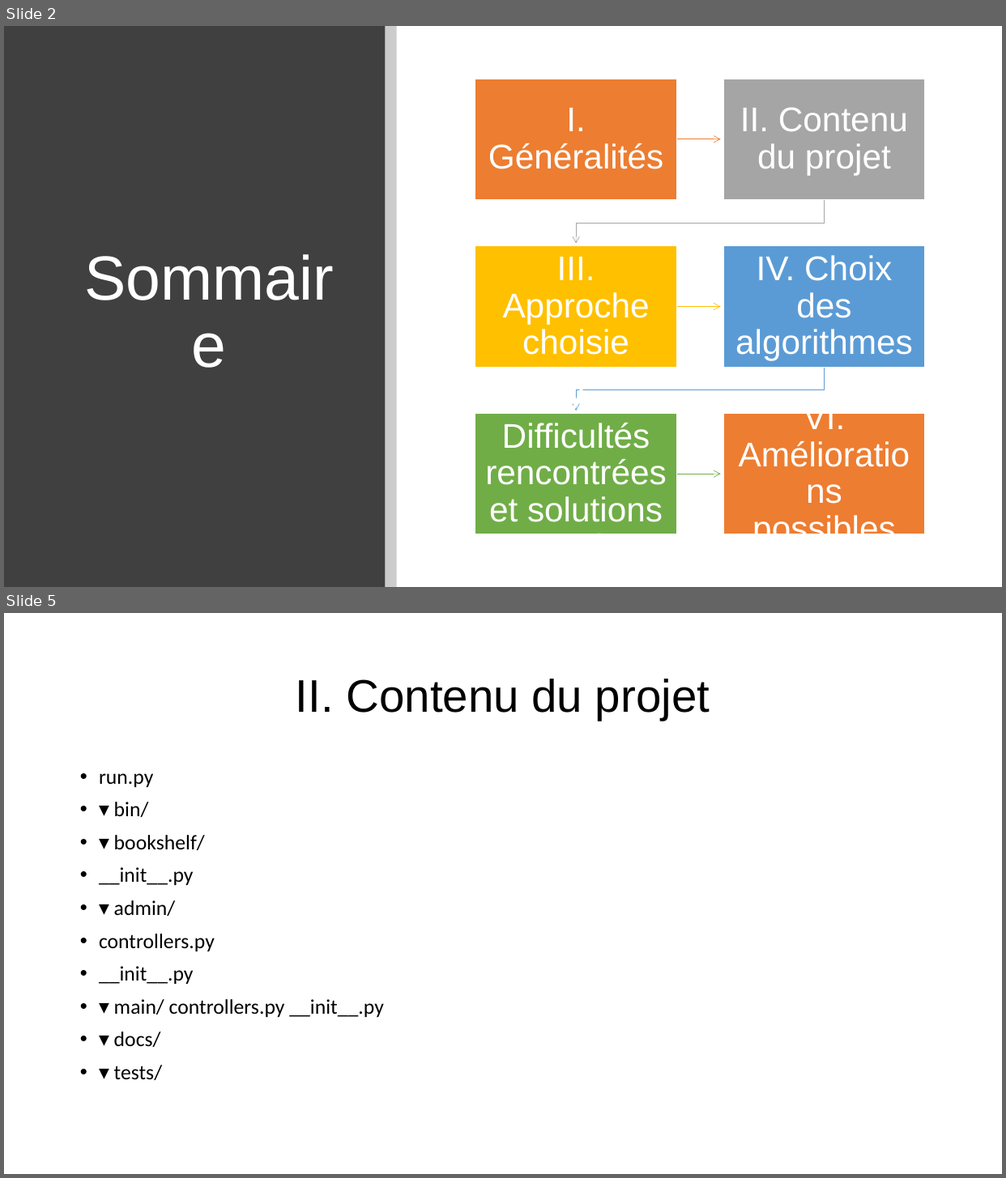
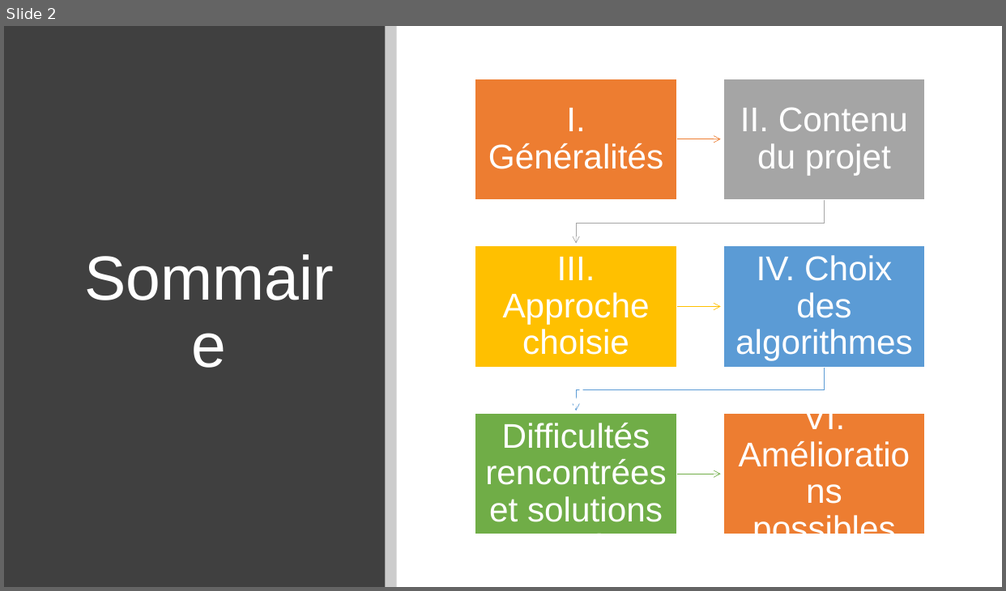
Before and after one commit to Maximedu13/Cr-ez-GrandPy-Bot-le-papy-robot, a slide deck: livrables/presentation_p7.pptx. Shown one above the other, each under a label of ours: slides 2 and 5 before the commit, slide 2 after it; the slides between them are not shown. The pictures are 1006x1178 and 1006x591 pixels, drawn with LibreOffice and Linux fonts; fonts in the diff are those of the drawing. Boxes give left, top, right and bottom in pixels: in the first picture for what was removed or moved away, otherwise in the second. Text is boxed around its words. In the diff, an @@ line names an element or a change of style, - is before the commit and + after.

```diff
--- a/livrables/presentation_p7.pptx
+++ b/livrables/presentation_p7.pptx
@@ slide 5 removed at <box>4,613,1002,1174</box>, background #FFFFFF @@
@@ title removed at <box>296,679,710,720</box> @@
-II. Contenu du projet
@@ text removed at <box>99,773,384,1080</box> @@
-• run.py
-• ▾ bin/
-• ▾ bookshelf/
-• __init__.py
-• ▾ admin/
-• controllers.py
-• __init__.py
-• ▾ main/ controllers.py __init__.py
-• ▾ docs/
-• ▾ tests/
```
Also in this commit, not shown: 3 slides changed, 6 slides added, 9 other slides removed, 10 other files.
